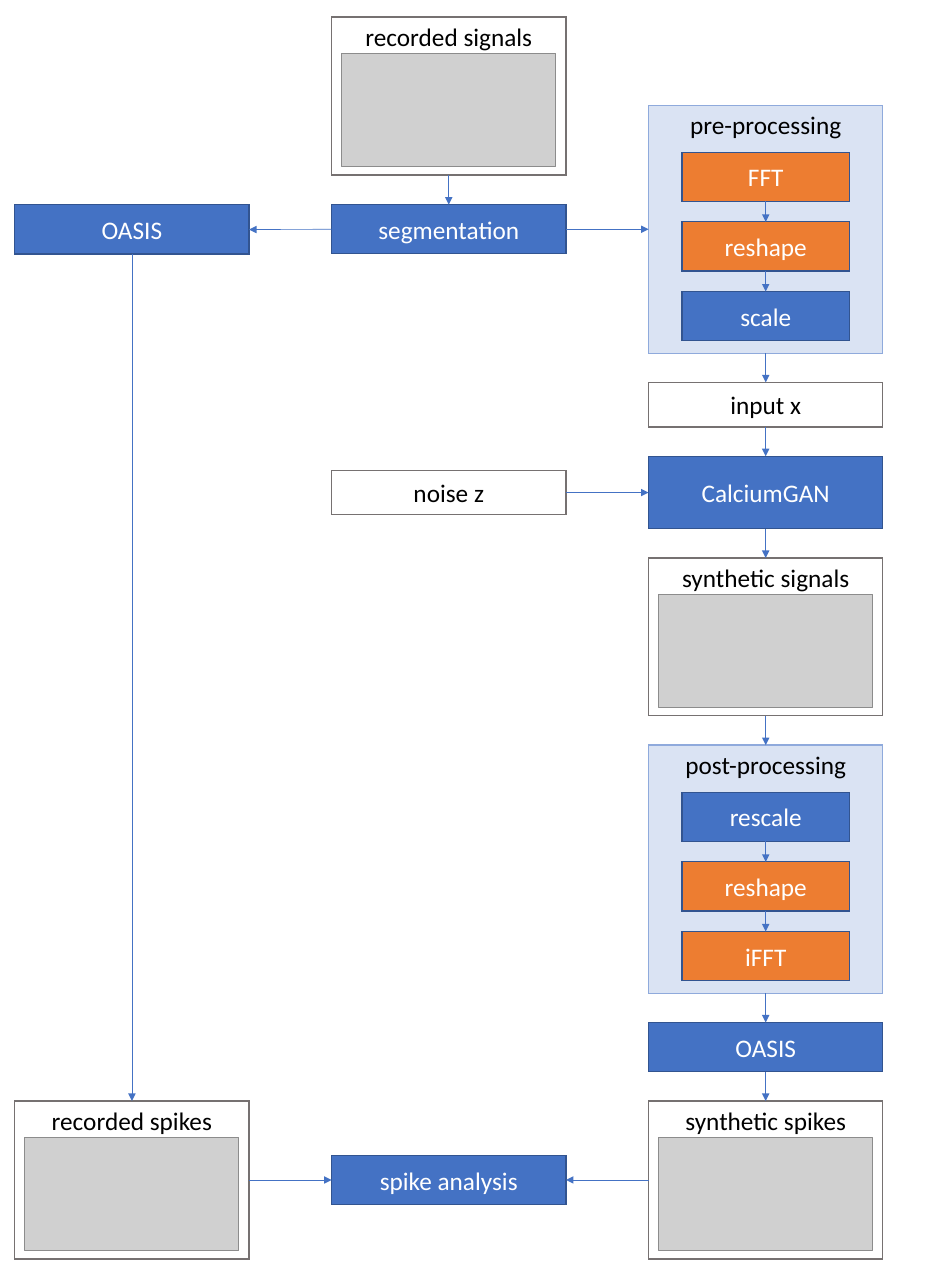
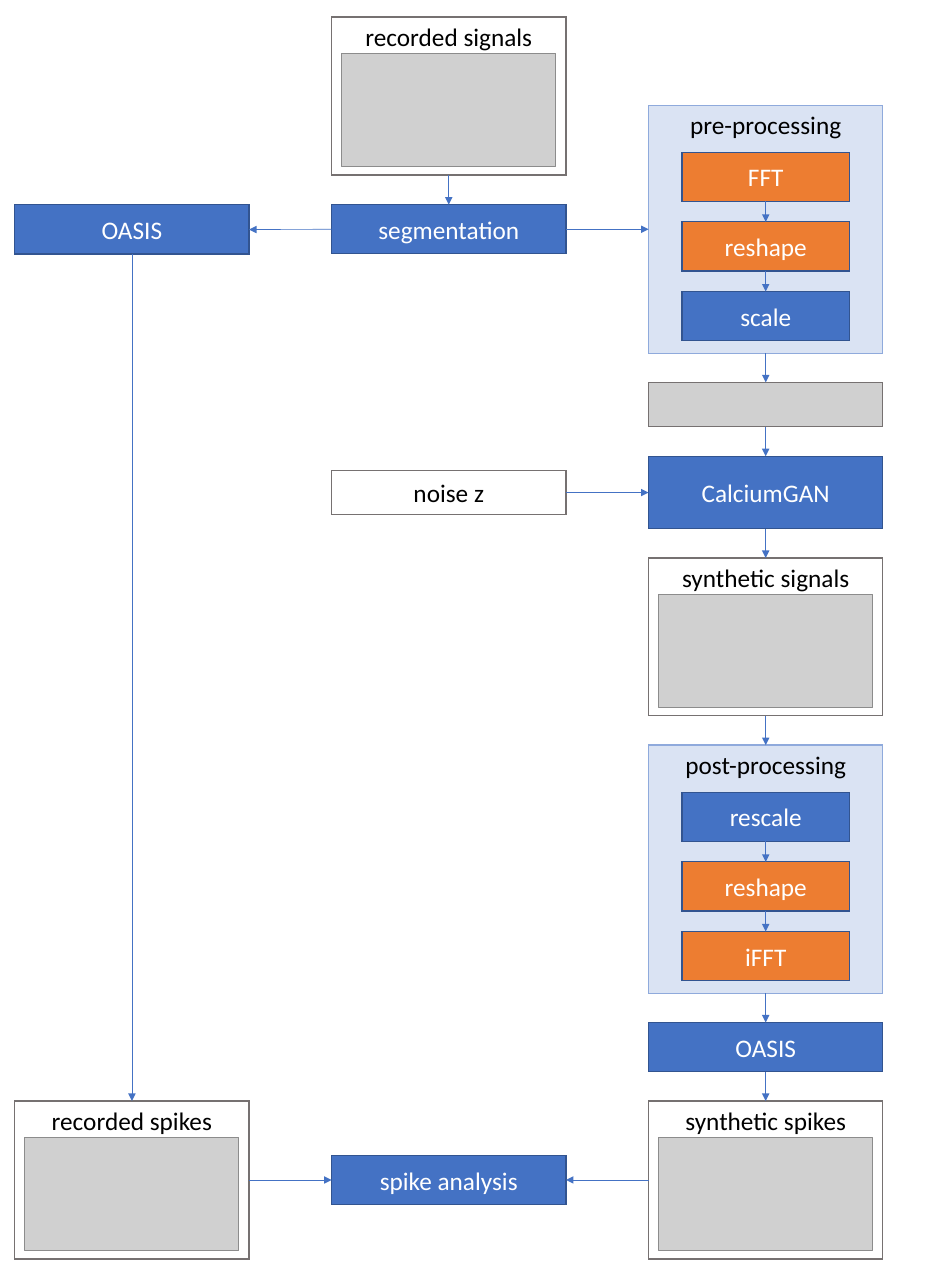
Before and after one commit to bryanlimy/CalciumGAN, a slide deck: slide 1 of diagrams/calciumgan-pipeline.pptx. Drawn at 930x1288 pixels with LibreOffice and Linux fonts; fonts in the diff are those of the drawing; grey boxes stand for pictures. Boxes give left, top, right and bottom in pixels: in the first picture for what was removed or moved away, otherwise in the second. Text is boxed around its words. In the diff, an @@ line names an element or a change of style, - is before the commit and + after.

```diff
--- a/diagrams/calciumgan-pipeline.pptx
+++ b/diagrams/calciumgan-pipeline.pptx
@@ rectangle removed at (x1=648, y1=382, x2=883, y2=427) @@
-input x
@@ picture added at (x1=648, y1=382, x2=883, y2=427) @@
```
Also in this commit, not shown: 11 other files.
